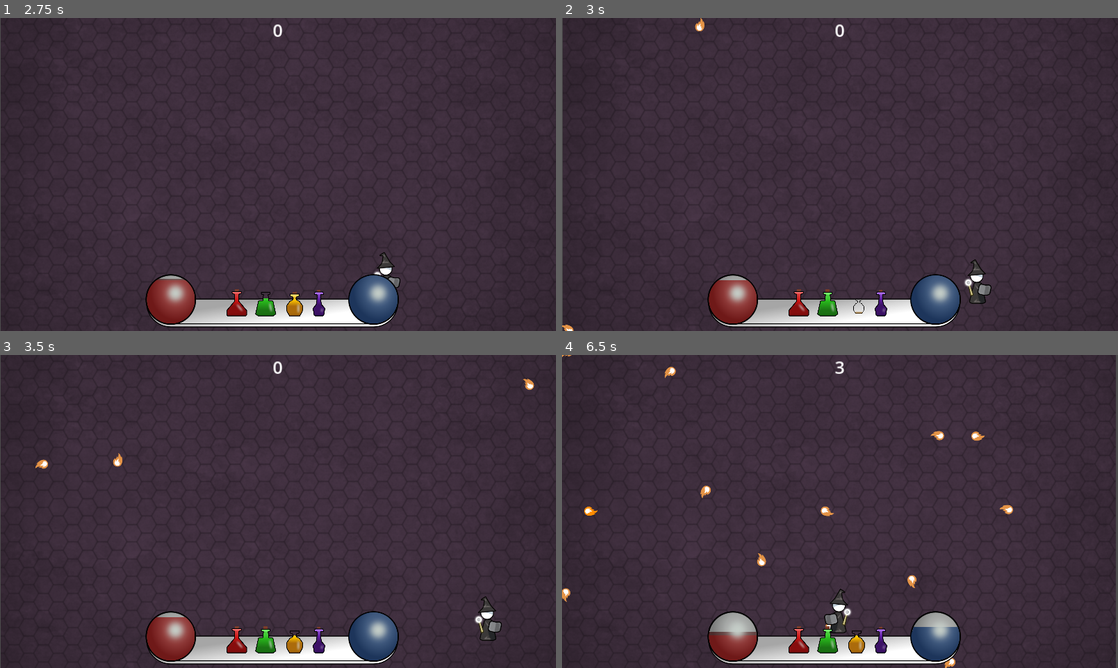
Above: before the commit, frames 1-4 (two rows, left to right).
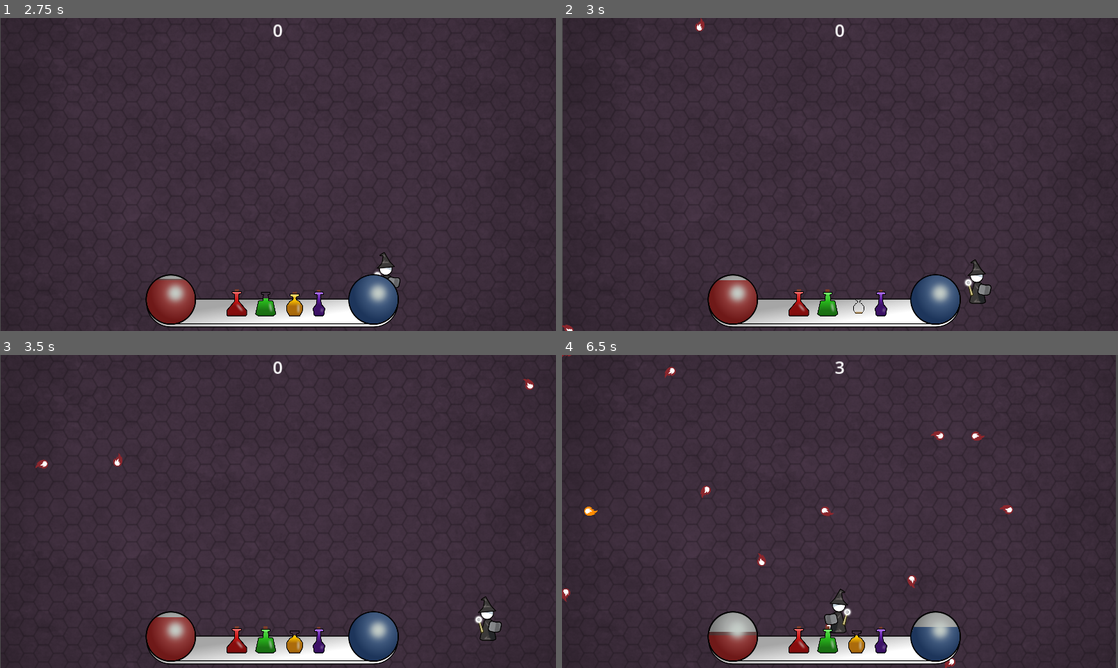
Above: after the commit, the same moments.

Repository: kurilluk/GDSJam23
Game: Godot game, scene res://assets/scenes/Main.tscn
The game is run twice, just before and just after one commit, with the same random seed, the same clock (stepped at 60 frames per second) and the same inputs.
Inputs:
- Up to frame 1 (2.75 s): click "Start" at 0.5 s; hold D (Right) 1.28-2.03 s; tap 1 (Potion_1) at 1.35 s; hold S (Down) from 2.03 s (still down); tap 2 (Potion_2) at 2.1 s
- Up to frame 2 (3 s): release S (Down) at 2.78 s; hold D (Right) from 2.78 s (still down); tap 3 (Potion_3) at 2.85 s
- Up to frame 3 (3.5 s): keep holding D (Right)
- Up to frame 4 (6.5 s): release D (Right) at 3.53 s; hold W (Up) 3.53-4.28 s; tap one key every 0.75 s from 3.6 s: 4 (Potion_4) 1 (Potion_1) 2 (Potion_2) 3 (Potion_3); hold A (Left) 4.28-5.78 s; hold S (Down) from 5.78 s (still down)

Frame 1 is identical in both runs. In frame 2, less than 0.1% of the frame differs, in the area x 0-26%, y 0-100%; in frame 3, 0.1%; in frame 4, 0.4%, in the area x 0-82%, y 0-100%.

Commit message:
misc update

Diff:
--- a/examples/dodge_the_creeps/assets/scenes/HUD.tscn
+++ b/examples/dodge_the_creeps/assets/scenes/HUD.tscn
@@ -121,10 +121,10 @@
 [node name="ColorFade" type="ColorRect" parent="."]
 modulate = Color(1, 1, 1, 0)
 z_index = 999
-offset_left = -51.0
-offset_top = 36.0
-offset_right = 2093.0
-offset_bottom = 1314.0
+offset_left = -156.0
+offset_top = -152.0
+offset_right = 2106.0
+offset_bottom = 1247.0
 mouse_filter = 2
 
 [node name="HubFrame" type="Sprite2D" parent="."]
--- a/examples/dodge_the_creeps/assets/scripts/Main.gd
+++ b/examples/dodge_the_creeps/assets/scripts/Main.gd
@@ -8,7 +8,8 @@
 var score
 var current_layer
 var enemies: Array[Mob]
-var projectiles: Array[Fireball]
+var player_projectiles: Array[Fireball]
+var level = 0
 
 func _ready() -> void:
 	pass
@@ -36,13 +37,15 @@
 	set_new_layer(layers[0])
 
 func append_projectile(projectile):
-	projectiles.append(projectile)
+	player_projectiles.append(projectile)
 
 func erase_projectile(projectile):
-	projectiles.erase(projectile)
+	player_projectiles.erase(projectile)
 	#$Music.play()
 func set_new_layer(layer: Layer):
 	current_layer = layer
+	level += 1
+
 	background.modulate = layer.background_color
 	$Player.set_player_inputs(layer.get_input_modification())
 	$Player.set_potion_effects(layer.get_potion_modifications())
@@ -50,12 +53,16 @@
 	set_enemy_colors(layer.enemy_main_color)
 
 func set_enemy_colors(color):
+	var remove_last = []
 	for i in enemies.size():
 		var enemy = enemies[-i-1]
 		if enemy == null:
-			enemies.remove_at(-i-1)
+			remove_last.append(-i -1)
 			break
 		enemy.set_color(color)
+
+	for index in remove_last:
+		enemies.remove_at(index)
 
 func _on_MobTimer_timeout():
 	for i in enemy_spawn_amount:
--- a/examples/dodge_the_creeps/assets/scripts/Mob.gd
+++ b/examples/dodge_the_creeps/assets/scripts/Mob.gd
@@ -11,7 +11,7 @@
 	queue_free()
 
 func set_color(new_color):
-	$ColorRect.color = new_color
+	$FireballBottom.self_modulate = new_color
 
 func die():
 	queue_free()
